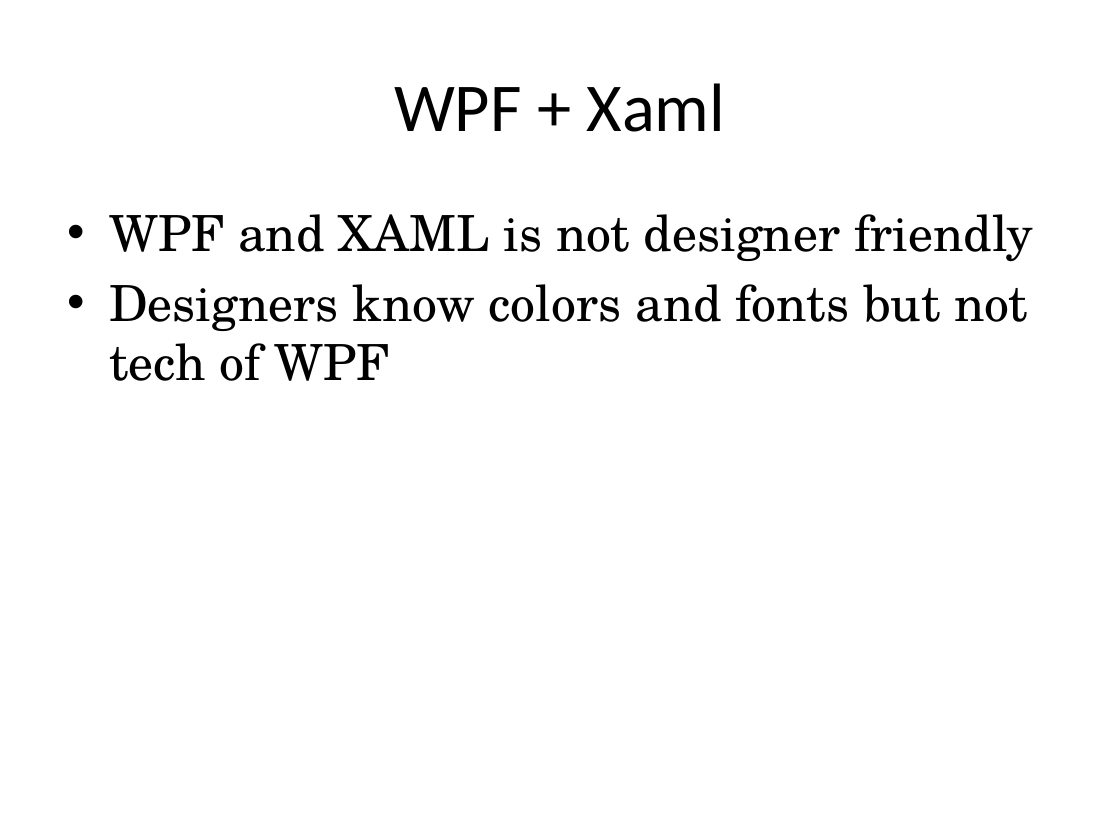
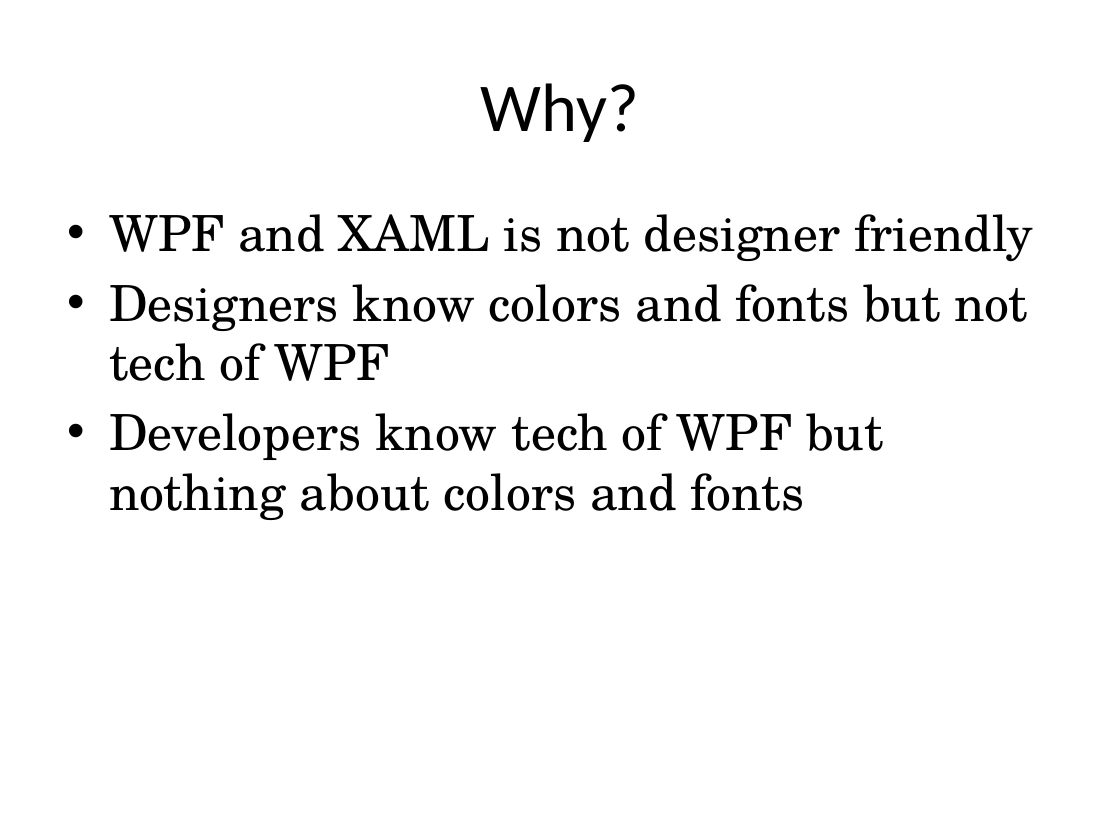
Before and after one commit to RookieOne/JBsWpfExamples, a slide deck: slide 53 of Adv WPF Workshop.pptx. Drawn at 1120x840 pixels with LibreOffice and Linux fonts; fonts in the diff are those of the drawing. Boxes give left, top, right and bottom in pixels: in the first picture for what was removed or moved away, otherwise in the second. Text is boxed around its words. In the diff, an @@ line names an element or a change of style, - is before the commit and + after.

```diff
--- a/Adv WPF Workshop.pptx
+++ b/Adv WPF Workshop.pptx
@@ title at (481,83,639,142): text changed @@
-WPF + Xaml
+Why?
@@ text at (109,413,883,520): paragraph added @@
+• Developers know tech of WPF but nothing about colors and fonts
```
Also in this commit, not shown: 30 other slides changed, 8 slides added, 8 slides removed, 8 other files.
